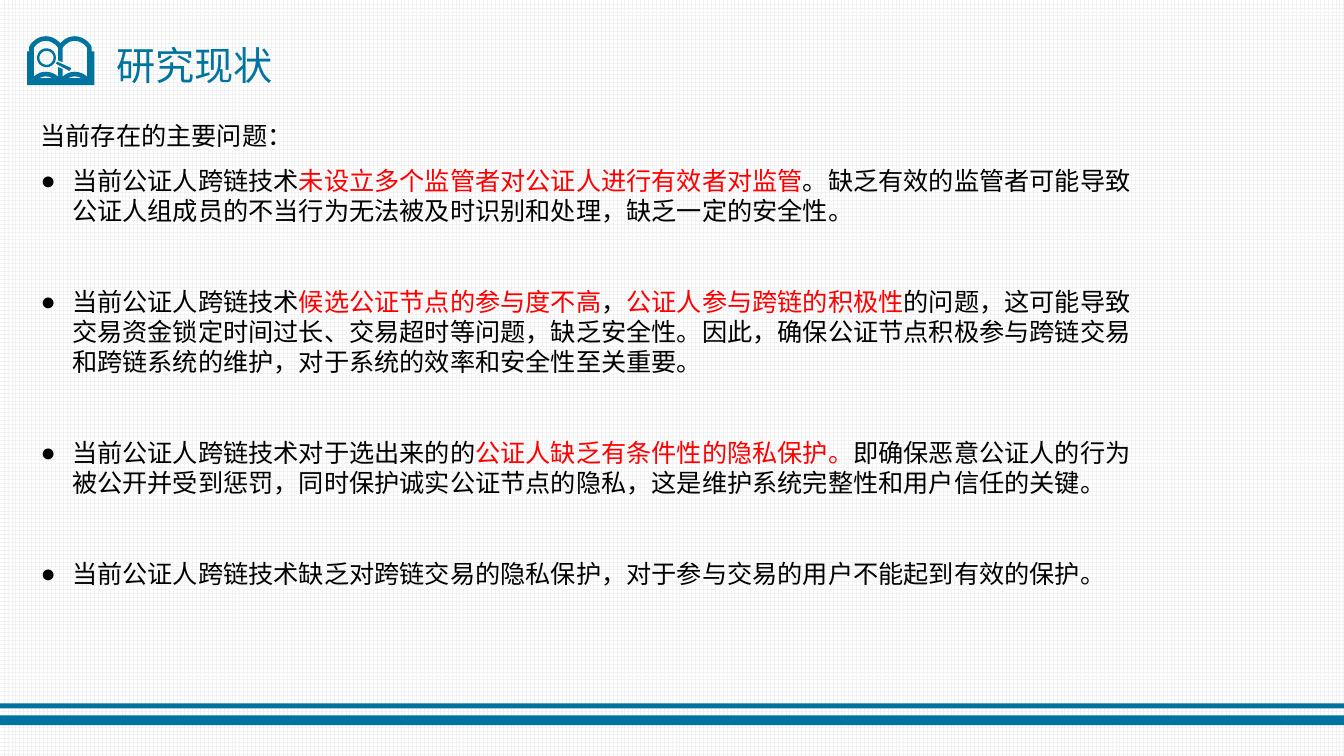
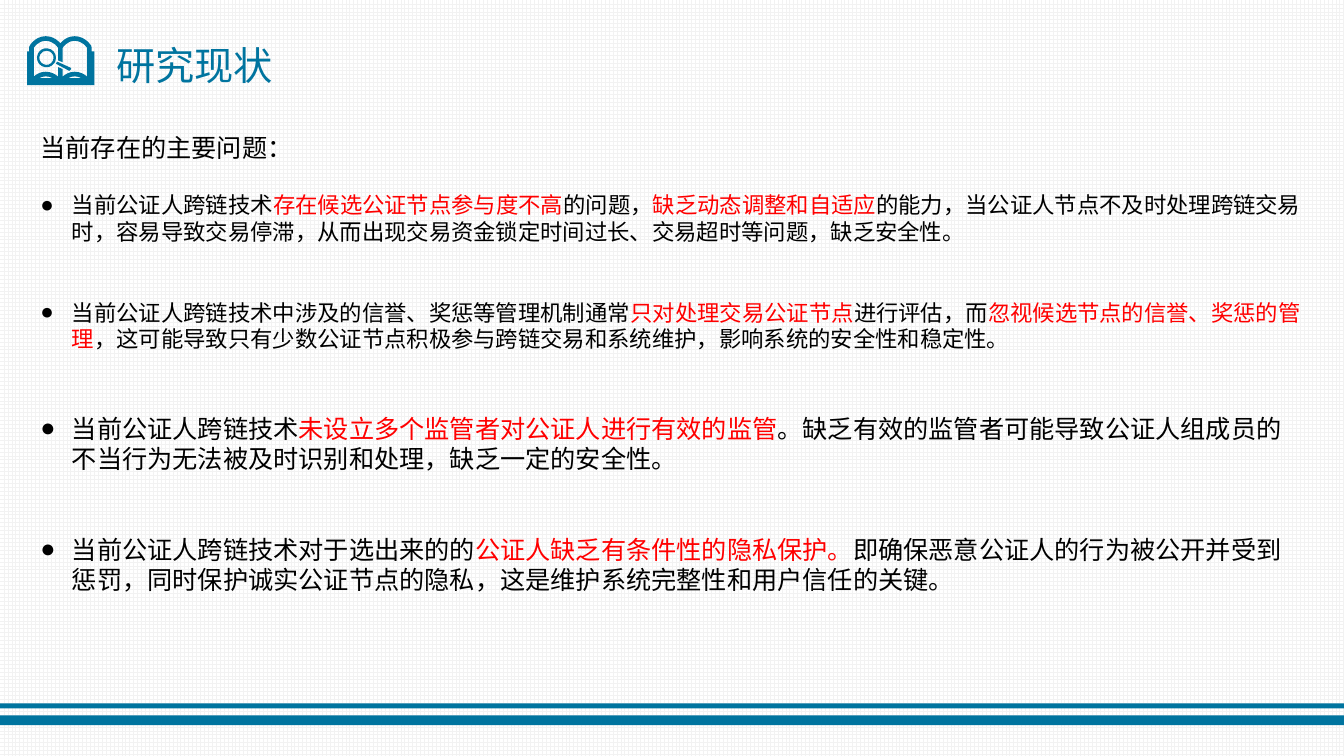
Before and after one commit to jiangquanli-0304/notary, a slide deck: slide 10 of 开题报告.pptx (slide 11 before the commit). Drawn at 1344x756 pixels with LibreOffice and Linux fonts; fonts in the diff are those of the drawing. Boxes give left, top, right and bottom in pixels: in the first picture for what was removed or moved away, otherwise in the second. Text is boxed around its words. In the diff, an @@ line names an element or a change of style, - is before the commit and + after.

```diff
--- a/开题报告.pptx
+++ b/开题报告.pptx
@@ text "当前存在的主要问题：": place and size @@
-text "当前存在的主要问题：" at bbox=[41, 124, 293, 147]
+text "当前存在的主要问题：" at bbox=[41, 136, 293, 159]
@@ text "当前公证人跨链技术存在候选公证节点参与度不高的问题，缺乏动态调整和自适应的能力，当公证人节点不及时处理跨链交易时，容易导 ...": place and size @@
-text "当前公证人跨链技术存在候选公证节点参与度不高的问题，缺乏动态调整和自适应的能力，当公证人节点不及时处理跨链交易时，容易导 ..." at bbox=[72, 168, 1130, 586]
+text "当前公证人跨链技术存在候选公证节点参与度不高的问题，缺乏动态调整和自适应的能力，当公证人节点不及时处理跨链交易时，容易导 ..." at bbox=[72, 194, 1301, 592]
@@ text at bbox=[72, 194, 1301, 471]: text changed; size 18 to 16 pt @@
-● 当前公证人跨链技术未设立多个监管者对公证人进行有效者对监管。缺乏有效的监管者可能导致公证人组成员的不当行为无法被及时识别和处理，缺乏一定的安全性。
-● 当前公证人跨链技术候选公证节点的参与度不高，公证人参与跨链的积极性的问题，这可能导致交易资金锁定时间过长、交易超时等问题，缺乏安全性。因此，确保公证节点积极参与跨链交易和跨链系统的维护，对于系统的效率和安全性至关重要。
+● 当前公证人跨链技术存在候选公证节点参与度不高的问题，缺乏动态调整和自适应的能力，当公证人节点不及时处理跨链交易时，容易导致交易停滞，从而出现交易资金锁定时间过长、交易超时等问题，缺乏安全性。
+● 当前公证人跨链技术中涉及的信誉、奖惩等管理机制通常只对处理交易公证节点进行评估，而忽视候选节点的信誉、奖惩的管理，这可能导致只有少数公证节点积极参与跨链交易和系统维护，影响系统的安全性和稳定性。
+● 当前公证人跨链技术未设立多个监管者对公证人进行有效的监管。缺乏有效的监管者可能导致公证人组成员的不当行为无法被及时识别和处理，缺乏一定的安全性。
@@ text at bbox=[72, 561, 1105, 586]: paragraph removed @@
-● 当前公证人跨链技术缺乏对跨链交易的隐私保护，对于参与交易的用户不能起到有效的保护。
```
Also in this commit, not shown: 12 other slides changed, 1 slide added, 2 slides removed, 6 other files.
